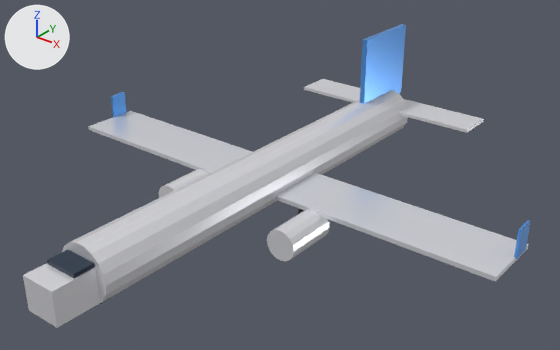
What one commit did to the glTF model assets/vehicles/skycourier_b737_lod0.glb.
Before and after are seen from a camera (50 mm lens) standing at (30.2, -36.4, 25.1) and looking at (1.2, -0.1, 2.6). Every picture has the same lights, and +X, +Y and +Z are marked at upper left. The first picture is the older version. Vertices at exactly the same position are counted once.

In view in the first picture: 'Airliner_Airframe', 'Cockpit_Glass'.
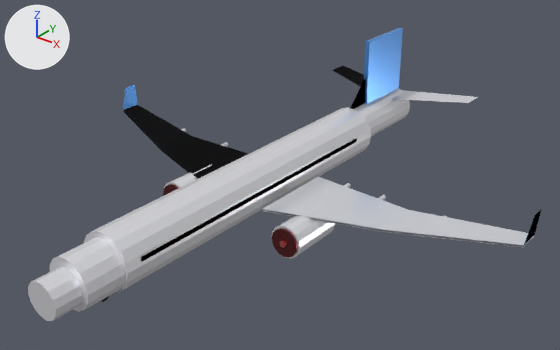
The change, as a list of edits to the scene's bpy script:
```text
Change me_airliner_airframe:
    used by ob_airliner_airframe; location = (0.0, 0.0, 0.0)
    remove me_airliner_airframe.from_pydata(...)  # 168 vertices, 296 faces; spans x -17.2..17.2, y -18.3..17.0, z -0.4..9.0
    add me_airliner_airframe.from_pydata(...)  # 536 vertices, 902 faces; spans x -17.3..17.3, y -18.2..18.2, z -0.5..8.8
    me_airliner_airframe part 1: the loose piece of 40 vertices spanning x -1.9..1.9, y -15.5..15.5, z 0.4..4.0 is scaled about its middle by (1, 0.774, 1), then moved by (0.0, -2.0, 0.0)
    me_airliner_airframe part 2: the loose piece of 36 vertices spanning x -5.9..-3.8, y -4.7..-0.9, z -0.4..1.7 is scaled about its middle by (1.52, 0.676, 1.52), then moved by (4.8, -12.4, 1.4)
    me_airliner_airframe part 3: the loose piece of 36 vertices spanning x 3.8..5.9, y -4.7..-0.9, z -0.4..1.7 is scaled about its middle by (1.33, 1.76, 1.33), then moved by (-4.8, 16.1, 1.9)
    me_airliner_airframe part 4: a new loose piece, a box spanning x -0.18..0.18, y 11.8..16.6, z 3.6..8.8, in mat_airliner_airframe_mat
    me_airliner_airframe part 5: the loose piece of 36 vertices spanning x -5.9..-3.8, y -4.7..-0.9, z -0.4..1.7 is copied, and the copy is moved by (0.0, 0.6, 0.0); it spans x -5.9..-3.7, y -4.0..-0.4, z -0.4..1.7
    me_airliner_airframe part 6: the loose piece of 36 vertices spanning x -5.9..-3.8, y -4.7..-0.9, z -0.4..1.7 is copied, and the copy is scaled about its middle by (1.05, 0.0432, 1.05), then moved by (0.0, -1.3, 0.0); it spans x -5.9..-3.7, y -4.1..-4.0, z -0.5..1.8
    me_airliner_airframe part 7: the loose piece of 36 vertices spanning x 3.8..5.9, y -4.7..-0.9, z -0.4..1.7 is copied, and the copy is moved by (0.0, 0.6, 0.0); it spans x 3.7..5.9, y -4.0..-0.4, z -0.4..1.7
    me_airliner_airframe part 8: the loose piece of 36 vertices spanning x 3.8..5.9, y -4.7..-0.9, z -0.4..1.7 is copied, and the copy is scaled about its middle by (1.05, 0.0432, 1.05), then moved by (0.0, -1.3, 0.0); it spans x 3.7..5.9, y -4.1..-4.0, z -0.5..1.8
    me_airliner_airframe part 9: the loose piece of 12 vertices spanning x -17.1..17.1, y -1.4..3.0, z 1.5..1.8 is rebuilt with 6 vertices and now spans x 2.2..17.1, y -3.2..3.8, z 1.5..2.0
    me_airliner_airframe part 10: the loose piece of 8 vertices spanning x -1.2..1.2, y -18.3..-15.3, z 0.9..3.1 is rebuilt with 32 vertices and now spans x -1.1..1.1, y -18.2..-16.5, z 0.8..3.0
    me_airliner_airframe part 11: the loose piece of 8 vertices spanning x -0.2..0.2, y 11.4..17.0, z 3.4..9.0 is rebuilt with 4 vertices and now spans x 0.0, y 9.5..16.5, z 3.8..8.8
    me_airliner_airframe part 12: the loose piece of 12 vertices spanning x -7.6..7.6, y 14.1..16.9, z 2.7..2.9 is deleted
    me_airliner_airframe part 13: the loose piece of 8 vertices spanning x 17.1..17.2, y 1.1..2.4, z 1.7..3.6 is deleted
    me_airliner_airframe part 14: the loose piece of 8 vertices spanning x -17.2..-17.1, y 1.1..2.4, z 1.7..3.6 is deleted
    me_airliner_airframe part 15: 22 vertices added at x -17.3..17.3, y -3.2..3.8, z 1.5..3.8
    me_airliner_airframe part 16: 6 vertices added at x -6.4..6.4, y 14.2..18.2, z 3.6..4.1
    other edits to the shape of me_airliner_airframe do not show in these pictures
Change me_cockpit_glass:
    used by ob_cockpit_glass; location = (0.0, 0.0, 0.0)
    remove me_cockpit_glass.from_pydata(...)  # 8 vertices, 12 faces; spans x -1.1..1.1, y -16.85..-15.15, z 2.4..3.3
    add me_cockpit_glass.from_pydata(...)  # 12 vertices, 6 faces; spans x -1.86..1.86, y -15.2..8.0, z 2.45..3.25
    me_cockpit_glass part 17: the whole mesh is rebuilt
```

What differs and where, as boxes (x1, y1, x2, y2) in the pictures (560 x 350 px; the box of a moved part takes in the faces that stretch with it):
'Airliner_Airframe', reshaped
    before: (23, 24, 530, 328)
    after: (28, 28, 541, 321)
part 1 of me_airliner_airframe, moved or reshaped
    before: (62, 90, 408, 304)
    after: (84, 107, 371, 292)
part 2 of me_airliner_airframe, moved or reshaped
    before: (159, 169, 207, 198)
    after: (50, 238, 125, 312)
part 3 of me_airliner_airframe, moved or reshaped
    before: (267, 210, 330, 261)
    after: (354, 88, 410, 136)
part 4 of me_airliner_airframe, added (blue)
    after: (364, 28, 403, 104)
part 5 of me_airliner_airframe, added (mostly hidden)
    after: (173, 165, 211, 187)
part 6 of me_airliner_airframe, added
    after: (164, 181, 182, 188)
part 7 of me_airliner_airframe, added
    after: (281, 204, 335, 255)
part 8 of me_airliner_airframe, added
    after: (271, 225, 301, 259)
part 9 of me_airliner_airframe, rebuilt
    before: (89, 111, 529, 282)
    after: (263, 209, 534, 247)
part 10 of me_airliner_airframe, rebuilt
    before: (23, 263, 100, 328)
    after: (28, 267, 83, 321)
part 11 of me_airliner_airframe, rebuilt
    before: (360, 24, 406, 104)
    after: (350, 77, 366, 109)
part 12 of me_airliner_airframe, deleted
    before: (304, 79, 484, 133)
part 13 of me_airliner_airframe, deleted
    before: (514, 221, 530, 259)
part 14 of me_airliner_airframe, deleted
    before: (111, 92, 126, 117)
part 15 of me_airliner_airframe, added
    after: (123, 85, 541, 245)
part 16 of me_airliner_airframe, added
    after: (333, 66, 478, 103)
part 17 of me_cockpit_glass, built on
    before: (47, 250, 95, 278)
    after: (141, 138, 357, 261)
